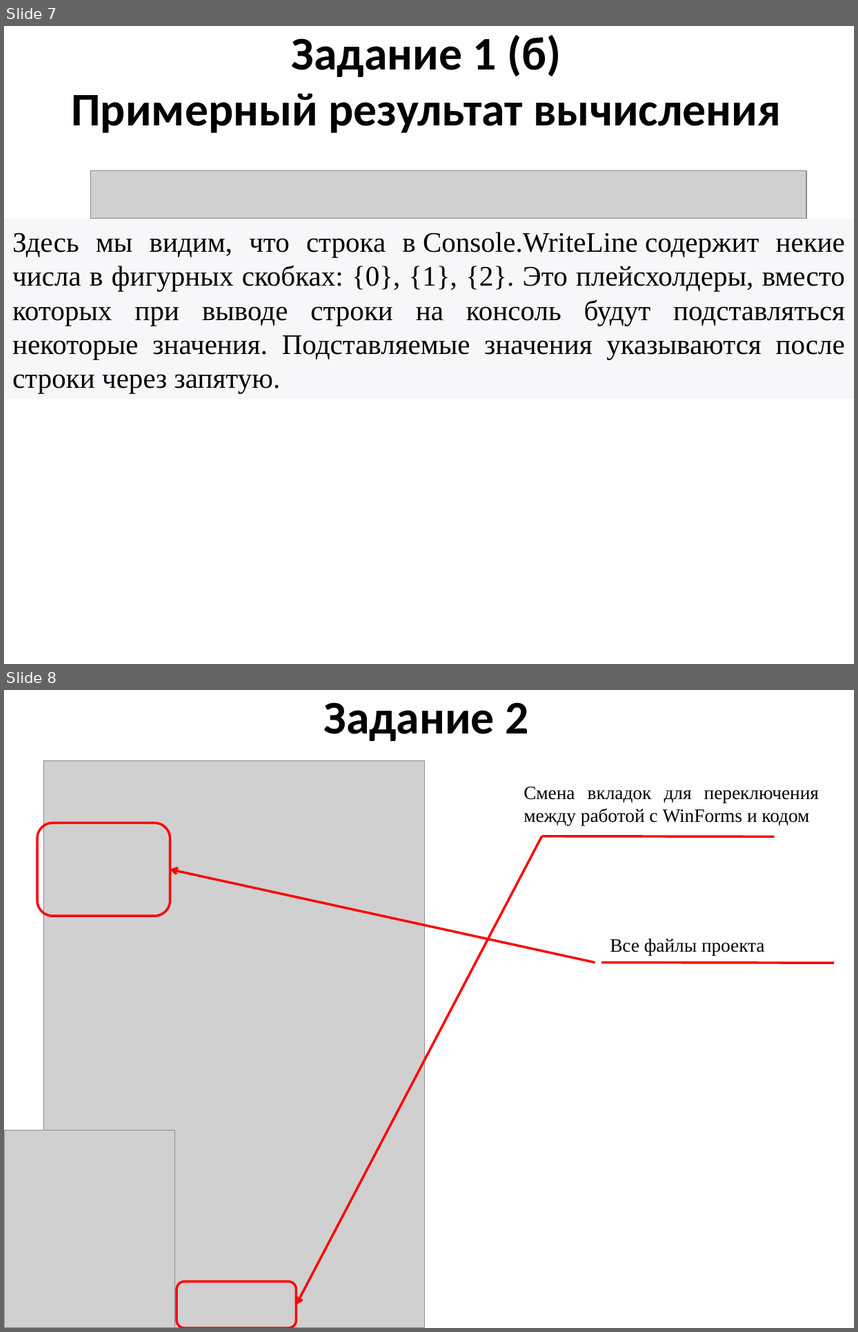
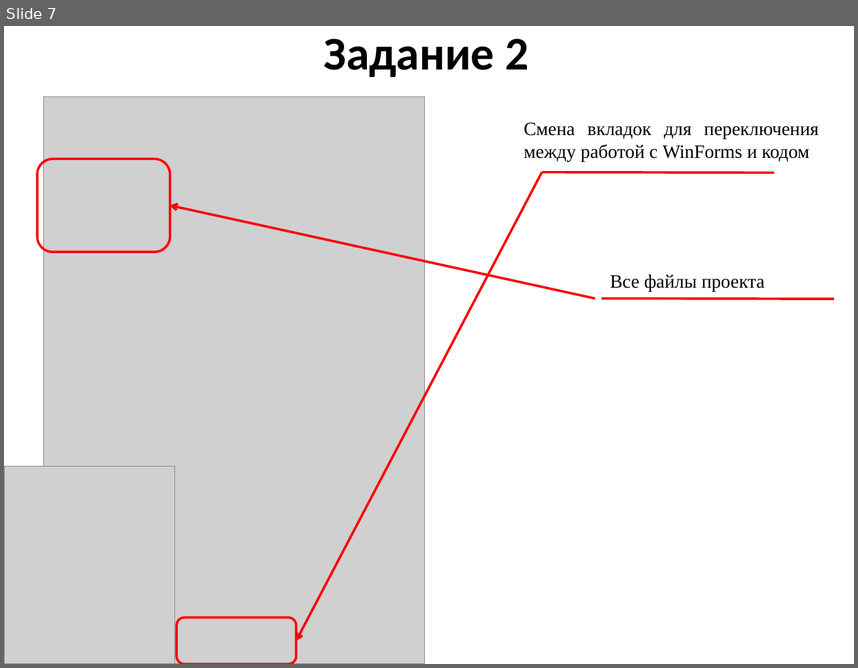
Before and after one commit to mbdatateach/site, a slide deck: sharp/1 Знакомство.pptx. Shown one above the other, each under a label of ours: slides 7 and 8 before the commit, slide 7 after it. The pictures are 858x1332 and 858x668 pixels, drawn with LibreOffice and Linux fonts; fonts in the diff are those of the drawing; grey boxes stand for pictures. Boxes give left, top, right and bottom in pixels: in the first picture for what was removed or moved away, otherwise in the second. Text is boxed around its words. In the diff, an @@ line names an element or a change of style, - is before the commit and + after.

```diff
--- a/sharp/1 Знакомство.pptx
+++ b/sharp/1 Знакомство.pptx
@@ slide 7 removed at box(4, 26, 854, 664), background #FFFFFF @@
@@ title removed at box(71, 35, 781, 133) @@
-Задание 1 (б)
-Примерный результат вычисления
@@ picture removed at box(91, 170, 806, 218) @@
@@ rectangle removed at box(4, 219, 854, 399) @@
-Здесь мы видим, что строка в Console.WriteLine содержит некие числа в фигурных скобках: {0}, {1}, {2}. Это плейсхолдеры, вместо которых при выводе строки на консоль будут подставляться некоторые значения. Подставляемые значения указываются после строки через запятую.
@@ what was slide 8 is now slide 7 @@
```
Also in this commit, not shown: 3 slides changed, 3 slides added, 8 other files.
